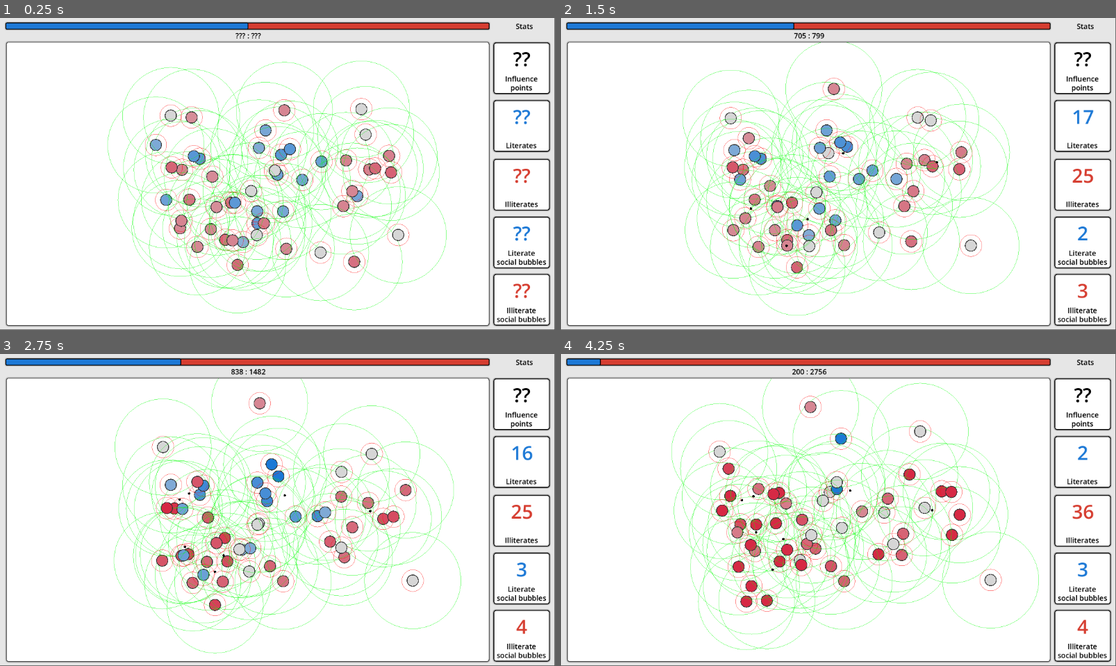
Above: before the commit, frames 1-4 (two rows, left to right).
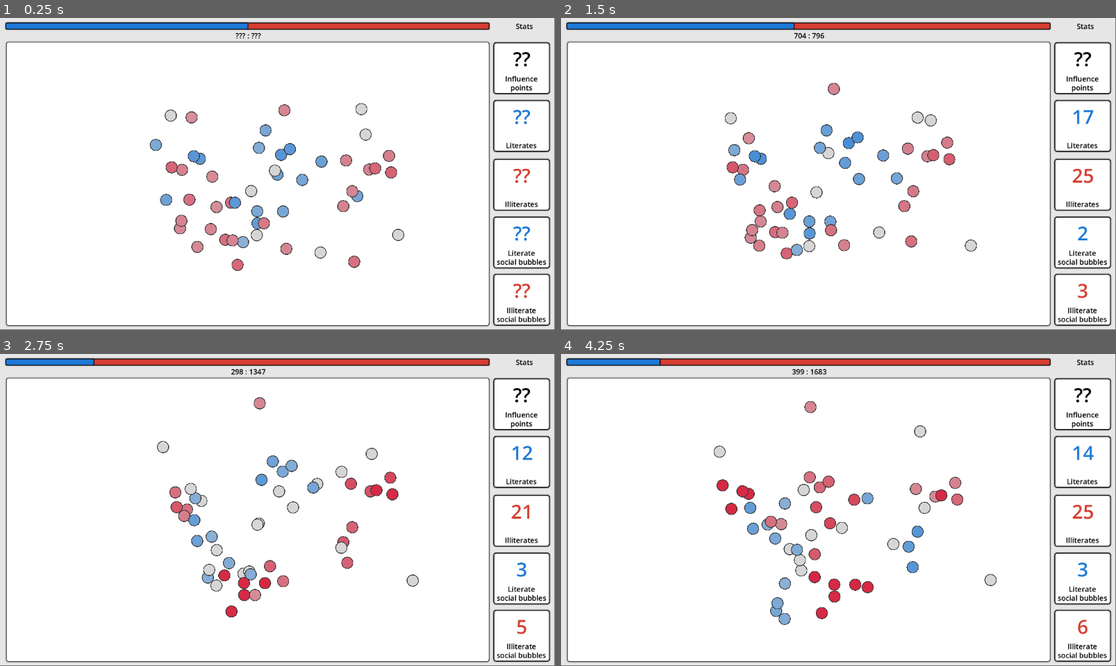
Above: after the commit, the same moments.

Repository: s7eamy/social-bubbles
Game: Godot game, scene res://scenes/levels/first_level/first_level.tscn
Same seed, same stepped clock (60 frames per second), same inputs: the game is played once before the commit and once after it. This scene is started directly instead of the project's main scene.
Inputs (mouse positions are in pixels of both pictures, inside the frame that each line leads up to):
- Up to frame 1 (0.25 s): no input
- Up to frame 2 (1.5 s): move the mouse to (799, 261) at 0.52 s; click (799, 261) at 0.67 s; move the mouse to (844, 245) at 1.27 s; click (844, 245) at 1.42 s
- Up to frame 3 (2.75 s): move the mouse to (305, 506) at 2.02 s; click (305, 506) at 2.17 s
- Up to frame 4 (4.25 s): move the mouse to (905, 556) at 2.77 s; click (905, 556) at 2.92 s; move the mouse to (821, 556) at 3.52 s; click (821, 556) at 3.67 s

The runs differ from the first frame. In frame 1, 6.9% of the frame differs, in the area x 19-81%, y 13-95%; in frame 2, 8.9%; in frame 3, 11%; in frame 4, 11%, in the area x 6-96%, y 1-95%.

Commit message:
Fix

Diff:
--- a/scenes/characters/social_bubble/social_bubble.gd
+++ b/scenes/characters/social_bubble/social_bubble.gd
@@ -12,7 +12,7 @@
 
 var time_since_last_update: float = 0.0
 var current_direction: Vector2 = Vector2.ZERO
-var update_interval: float = 0.4
+var update_interval: float = 0.5
 var speed: float = 100.0
 
 func _ready() -> void:
@@ -33,12 +33,12 @@
 	var count: int = units_comprising.size()
 
 	$InfluenceRange/CollisionShape2D.shape.radius = count * INFLUENCE_RADIUS
-	#draw_influence_radius
-#
-#func draw_influence_radius():
-	#var radius: int = $InfluenceRange/CollisionShape2D.shape.radius
-	#var pos: Vector2 = get_average_position()
-	#draw_circle(pos, radius, Color(0, 0.5, 0.5, 0.5), false)
+	draw_influence_radius()
+
+func draw_influence_radius():
+	var radius: int = $InfluenceRange/CollisionShape2D.shape.radius
+	var pos: Vector2 = get_average_position()
+	draw_circle(pos, radius, Color(0, 0.5, 0.5, 0.5), false)
 
 func get_average_position() -> Vector2:
 	var total_position = Vector2.ZERO
@@ -49,15 +49,17 @@
 	else:
 		return Vector2.ZERO
 
-func _draw() -> void:
-	var pos: Vector2 = position
-	draw_circle(pos, 5, Color(0, 0, 0, 1), true)
+#func _draw() -> void:
+	#var pos: Vector2 = position
+	#draw_circle(pos, 5, Color(0, 0, 0, 1), true)
 
 func _process(delta: float) -> void:
 	time_since_last_update += delta
 	affect_units_comprising_media_literacy()
 	position = get_average_position()
-	current_direction = brownian_motion()
+	if time_since_last_update >= update_interval:
+		current_direction = brownian_motion()
+		time_since_last_update = 0
 
 func brownian_motion() -> Vector2:
 	var direction = Vector2(randf_range(-1, 1), randf_range(-1, 1))
--- a/scenes/unit/unit.gd
+++ b/scenes/unit/unit.gd
@@ -52,9 +52,9 @@
 	media_literacy_score = randf_range(MEDIA_LITERACY_STARTING_VALUE_MIN_LIMIT, MEDIA_LITERACY_STARTING_VALUE_MAX_LIMIT);
 	update_color()
 
-func _draw() -> void:
-	draw_connection_range()
-	draw_fellow_range()
+#func _draw() -> void:
+	#draw_connection_range()
+	#draw_fellow_range()
 
 func _process(delta: float) -> void:
 	determine_state()
@@ -90,12 +90,12 @@
 		return float((score + 100)) / float((100 - MEDIA_LITERACY_NEUTRAL_MAX_LIMIT))
 
 func move_unit(delta) -> void:
+	if self.state == States.FORMED_SOCIAL_BUBBLE:
+		current_direction = social_bubble.current_direction
+		update_interval = social_bubble.update_interval
 	time_since_last_update += delta
 	if time_since_last_update >= update_interval:
-		if self.state == States.FORMED_SOCIAL_BUBBLE:
-			current_direction = social_bubble.current_direction
-			update_interval = social_bubble.update_interval
-		elif self.state == States.CONNECTED_WITH_FELLOW:
+		if self.state == States.CONNECTED_WITH_FELLOW:
 			current_direction = Vector2.ZERO
 		elif self.state == States.FOUND_FELLOW:
 			current_direction = global_position.direction_to(fellow.global_position)
